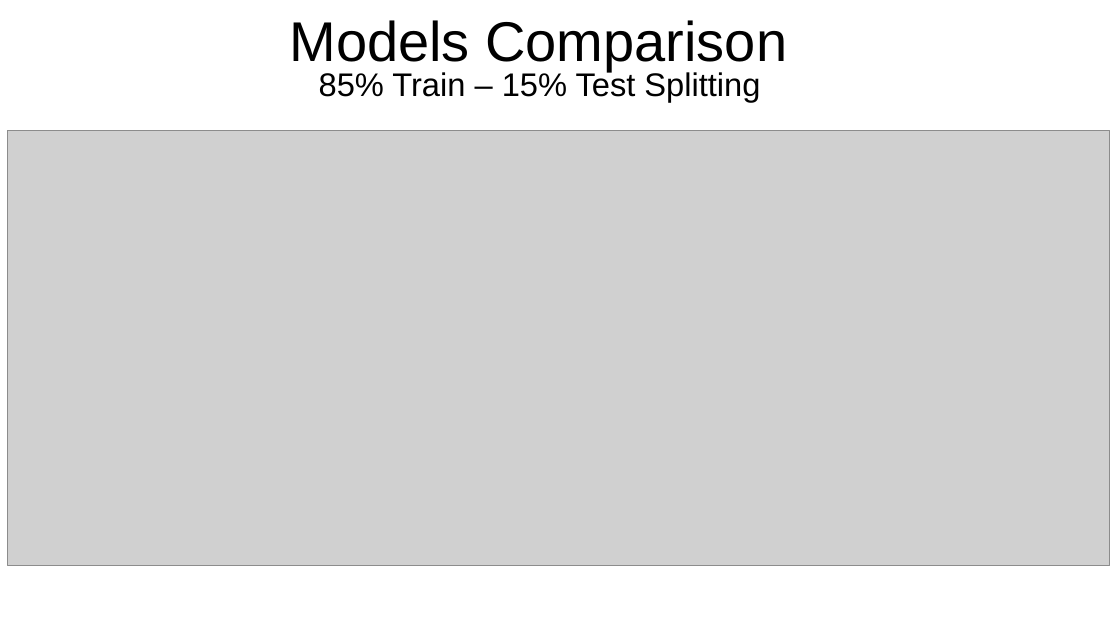
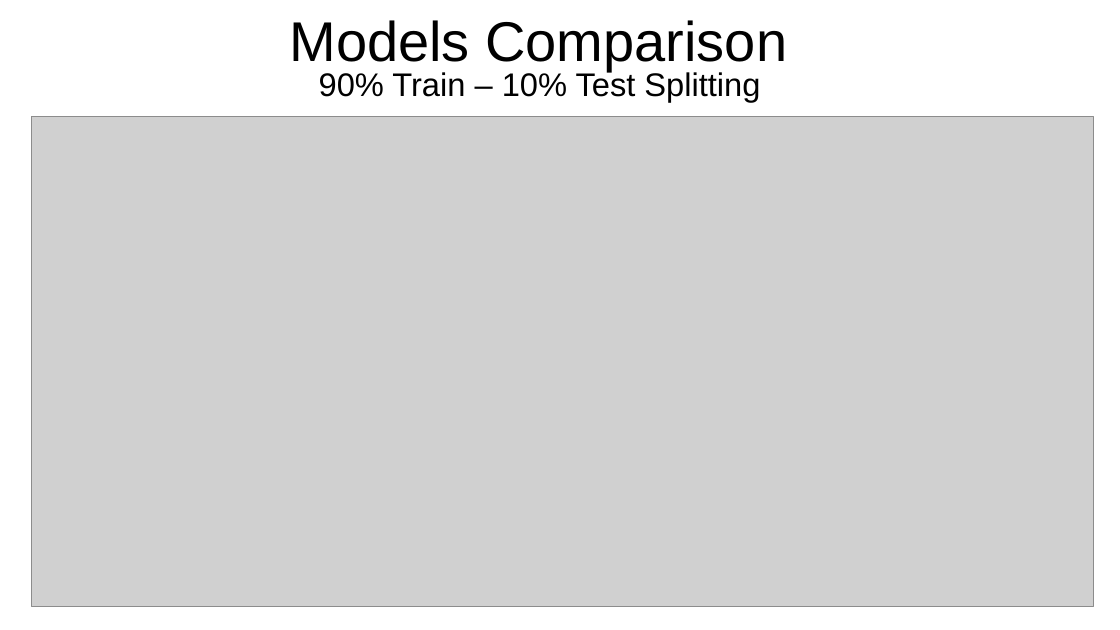
Before and after one commit to Akubue4U/PyProjects, a slide deck: slide 17 of MyBDAThesis/Akubue Simon - Thesis Presentation.pptx (slide 19 before the commit). Drawn at 1120x630 pixels with LibreOffice and Linux fonts; fonts in the diff are those of the drawing; grey boxes stand for pictures. Boxes give left, top, right and bottom in pixels: in the first picture for what was removed or moved away, otherwise in the second. Text is boxed around its words. In the diff, an @@ line names an element or a change of style, - is before the commit and + after.

```diff
--- a/MyBDAThesis/Akubue Simon - Thesis Presentation.pptx
+++ b/MyBDAThesis/Akubue Simon - Thesis Presentation.pptx
@@ text at bbox=[319, 70, 760, 102]: text changed @@
-85% Train – 15% Test Splitting
+90% Train – 10% Test Splitting
@@ picture: place and size @@
-picture at bbox=[8, 130, 1110, 566]
+picture at bbox=[32, 117, 1094, 607]
```
Also in this commit, not shown: 3 other slides changed, 1 slide added, 7 slides removed.
